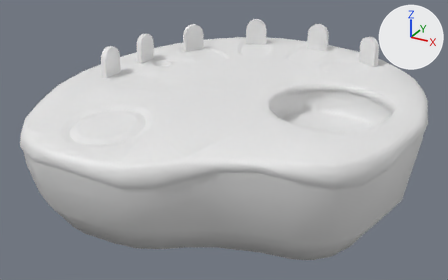
Renders of the Blender file Blender Models/Graveyard/GraveyardStep.blend from each side of a commit.
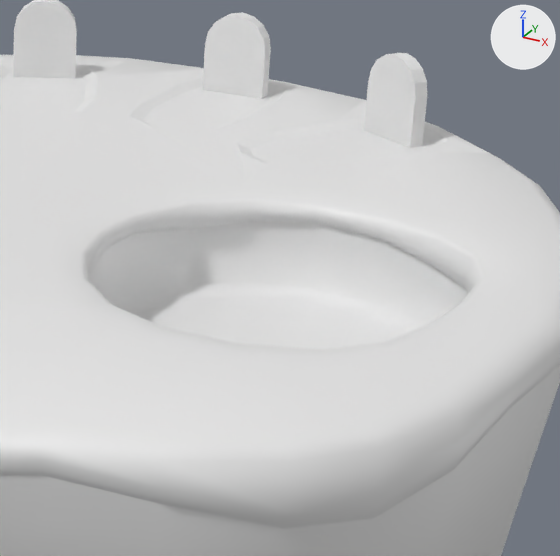
The first picture shows the older version from a 50 mm camera at (2074.0, -4109.0, 1848.0) aimed at (-124.0, -112.0, -150.0). The close-ups show both versions on the part from 54% to 94% of the width and 7% to 71% of the height of that picture; other places that the commit changed are outside them. The axes (+X, +Y, +Z) are drawn at upper right. The lights are the same throughout. Materials are left out; every surface is plain grey.

Objects in the first close-up: 'DeathParadePlanet'.
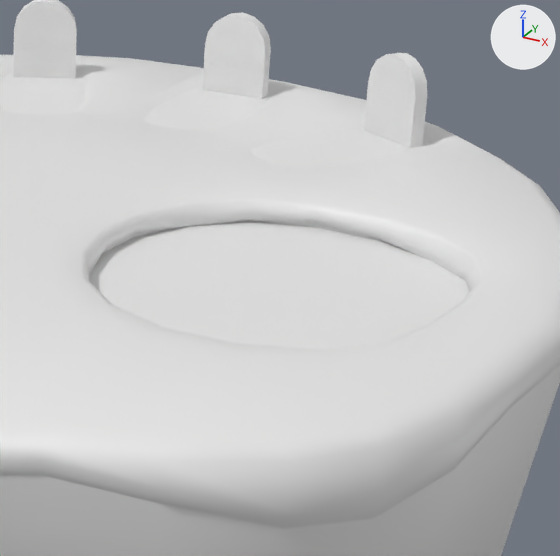
Where the newer file only moved an object's origin or applied its transform, the numbers keep the older frame.

What differs and where, as boxes [x1, y1, x2, y2] in the close-ups (560 x 556 px):
```json
{"object": "DeathParadePlanetWater", "change": "added", "after": [89, 221, 469, 350]}
```

Scene script edits in JSON lines:
```json
{"op": "add", "block": "me_deathparadeplanetwater", "code": ["me_deathparadeplanetwater = bpy.data.meshes.new('DeathParadePlanetWater')", "me_deathparadeplanetwater.from_pydata(...)  # 37 vertices, 36 faces; spans x 261.0..1181.0, y -572.0..401.0, z 231.0"]}
{"op": "add", "block": "ob_deathparadeplanetwater", "code": ["ob_deathparadeplanetwater = bpy.data.objects.new('DeathParadePlanetWater', me_deathparadeplanetwater)", "ob_deathparadeplanetwater.location = (0.0, 0.0, 0.0)"]}
```
